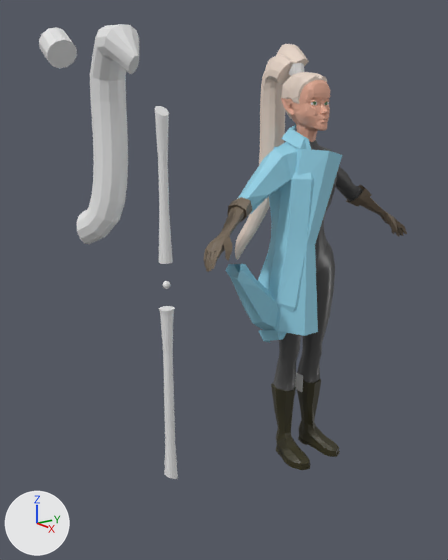
The Blender file characters/trinth_lowPoly.blend, before and after one commit.
Both versions are drawn from a 50 mm camera at (7.12, -6.76, 4.48) aimed at (-0.77, -0.97, 1.77). The axes (+X, +Y, +Z) are drawn at lower left. The lights are the same throughout.

Names of what the first picture shows: 'Cylinder.001', 'Cylinder.002', 'Icosphere', 'body', 'coat', 'hair', 'hair detailed'.
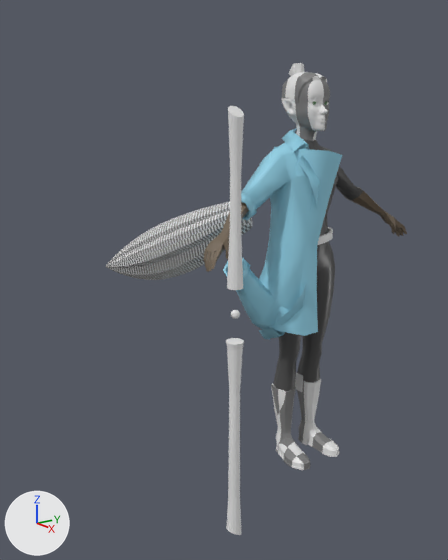
The change, as a diff of the scene's bpy script:
```diff
--- a/characters/trinth_lowPoly.blend.py
+++ b/characters/trinth_lowPoly.blend.py
@@ mat_default @@
 n0 = _N.new('ShaderNodeBsdfPrincipled'); n0.name = 'Principled BSDF'
 n0.subsurface_method = 'RANDOM_WALK_SKIN'
-n0.inputs[0].default_value = (0.8, 0.42, 0.303, 1.0)  # 'Base Color', beige #e7ad96
 n1 = _N.new('ShaderNodeOutputMaterial'); n1.name = 'Material Output'
+n2 = _N.new('ShaderNodeTexChecker'); n2.name = 'Checker Texture'
 _L.new(n0.outputs[0], n1.inputs[0])  # 'BSDF' to 'Surface'
+_L.new(n2.outputs[0], n0.inputs[0])  # 'Color' to 'Base Color'
@@ mat_boots @@
 n0 = _N.new('ShaderNodeBsdfPrincipled'); n0.name = 'Principled BSDF'
 n0.subsurface_method = 'RANDOM_WALK_SKIN'
-n0.inputs[0].default_value = (0.0354, 0.0311, 0.00998, 1.0)  # 'Base Color', brown #353119
 n1 = _N.new('ShaderNodeOutputMaterial'); n1.name = 'Material Output'
+n2 = _N.new('ShaderNodeTexChecker'); n2.name = 'Checker Texture'
 _L.new(n0.outputs[0], n1.inputs[0])  # 'BSDF' to 'Surface'
+_L.new(n2.outputs[0], n0.inputs[0])  # 'Color' to 'Base Color'
@@ mat_hair @@
 n0 = _N.new('ShaderNodeBsdfPrincipled'); n0.name = 'Principled BSDF'
 n0.subsurface_method = 'RANDOM_WALK_SKIN'
-n0.inputs[0].default_value = (0.8, 0.665, 0.572, 1.0)  # 'Base Color', white #e7d5c7
 n1 = _N.new('ShaderNodeOutputMaterial'); n1.name = 'Material Output'
+n2 = _N.new('ShaderNodeTexChecker'); n2.name = 'Checker Texture'
 _L.new(n0.outputs[0], n1.inputs[0])  # 'BSDF' to 'Surface'
+_L.new(n2.outputs[0], n0.inputs[0])  # 'Color' to 'Base Color'
@@ me_plane_001 @@
 # used by ob_coat; location = (0.0, -0.68, 2.55); rotation_euler = (1.44, 0.0, 0.0), in degrees (83, 0, 0); scale = (0.316, 1.01, 1.01)
-me_plane_001.from_pydata(...)  # 69 vertices, 56 faces; spans x -1.9..1.9, y -1.4..1.75, z -0.79..0.69
+me_plane_001.from_pydata(...)  # 87 vertices, 76 faces; spans x -1.9..1.9, y -1.4..1.7, z -0.79..0.74
+# me_plane_001 part 1
+# 4 vertices are removed from x -0.25..1.53, y 0.98..1.66, z -0.39..-0.13
+# 15 faces are deleted
+# 4 vertices in x -0.63..1.52, y 0.07..0.11, z -0.32..-0.09 move by (0.0, 0.19, 0.03)
+# 19 vertices move from x -1.21..1.52, y 0.07..1.75, z -0.67..0.68 to x -1.21..1.44, y 0.27..1.7, z -0.65..0.71
+# 22 vertices are added at x -0.76..1.84, y 0.27..1.51, z -0.39..0.74
+# 29 new faces join them, smooth
+# 6 new faces join them
+# me_plane_001 part 2: 41 kept faces spanning x -1.9..1.9, y -1.4..1.59, z -0.79..0.62 are now shaded smooth
 me_plane_001.materials.append(mat_coat)
@@ me_plane_002 @@
 # used by ob_hair_detailed; location = (-0.35, 0.0, 4.94); scale = (1.0, 1.6, 1.0)
-me_plane_002.from_pydata(...)  # 40 vertices, 37 faces; spans x -0.069..0.069, y -0.152..0.18, z -0.168..0.195
+me_plane_002.from_pydata(...)  # 50 vertices, 46 faces; spans x -0.07..0.069, y -0.152..0.16, z -0.369..0.208
+# me_plane_002 part 3
+# 2 vertices are removed from x -0.069..0.069, y -0.146, z 0.111..0.112
+# 8 faces are deleted
+# 10 vertices move from x -0.069..0.069, y -0.152..0.18, z -0.087..0.195 to x -0.069..0.069, y -0.152..0.16, z -0.087..0.208
+# 12 vertices are added at x -0.07..0.069, y -0.132..0.11, z -0.369..0.131
+# 17 new faces join them
 me_plane_002.materials.append(mat_hair)
@@ ob_cylinder_001 @@
 ob_cylinder_001 = bpy.data.objects.new('Cylinder.001', me_cylinder_002)
-ob_cylinder_001.location = (0.05, -2.56, 1.81)
+ob_cylinder_001.location = (1.61, -2.56, 1.81)
 ob_cylinder_001.scale = (0.624, 0.624, 1.95)
@@ ob_icosphere @@
 ob_icosphere = bpy.data.objects.new('Icosphere', me_icosphere)
-ob_icosphere.location = (0.05, -2.55, 2.15)
+ob_icosphere.location = (1.61, -2.55, 2.15)
 ob_icosphere.scale = (1.83, 1.83, 1.83)
@@ ob_cylinder @@
 ob_cylinder.scale = (0.341, 0.486, 0.0591)
-ob_cylinder.hide_set(True)
@@ ob_cylinder_002 @@
-ob_cylinder_002 = bpy.data.objects.new('Cylinder.002', me_cylinder_003)
@@ ob_hair @@
-ob_hair = bpy.data.objects.new('hair', me_cylinder_005)
@@ ob_hair_detailed @@
 _m = ob_hair_detailed.modifiers.new('Array', 'ARRAY')
 _m.constant_offset_displace = (0.5, 0.0, 0.0)
+_m.relative_offset_displace = (-1.0, 0.0, 0.0)
 _m.use_merge_vertices = True
-_m = ob_hair_detailed.modifiers.new('Curve', 'CURVE')
-_m.object = ob_beziercurve_001
-_m = ob_hair_detailed.modifiers.new('SimpleDeform.001', 'SIMPLE_DEFORM')
+_m = ob_hair_detailed.modifiers.new('bulge', 'SIMPLE_DEFORM')
+_m.deform_method = 'TAPER'
+_m.factor = -3.515
+_m.angle = -3.515
+_m = ob_hair_detailed.modifiers.new('tip taper', 'SIMPLE_DEFORM')
+_m.deform_method = 'TAPER'
+_m.origin = ob_hair_tie
+_m.factor = 0.97
+_m.angle = 0.97
+_m = ob_hair_detailed.modifiers.new('twist', 'SIMPLE_DEFORM')
 _m.deform_axis = 'Y'
 _m.origin = ob_hair_tie
-_m.factor = 0.717
-_m.angle = 0.717
+_m.factor = 0.0122
+_m.angle = 0.0122
 _m.lock_z = True
@@ ob_hair_detailed @@
 _m = ob_hair_detailed.modifiers.new('SimpleDeform', 'SIMPLE_DEFORM')
 _m.origin = ob_hair_tie
-_m.factor = -0.0696
-_m.angle = -0.0696
+_m.factor = -0.685
+_m.angle = -0.685
+_m = ob_hair_detailed.modifiers.new('Curve', 'CURVE')
+_m.object = ob_beziercurve_001
```

What differs and where, as boxes [x1, y1, x2, y2] in the pictures (448 x 560 px):
'coat', reshaped: before [225, 125, 342, 343]; after [223, 128, 342, 340]
'body', surface changed: [204, 72, 399, 470] in both
'hair detailed', surface changed, reshaped, modifiers changed (99% wider, 64% shorter): before [235, 44, 309, 260]; after [105, 202, 253, 280]
'Cylinder.001', moved: before [155, 106, 178, 479]; after [226, 106, 244, 535]
'hair', deleted: before [76, 24, 139, 244]
'Cylinder.002', deleted: before [39, 27, 77, 68]
'Cylinder', shown: after [317, 227, 333, 245]
'Icosphere', moved: before [163, 281, 170, 289]; after [231, 310, 240, 319]
part 1 of me_plane_001, built on: before [225, 125, 314, 343]; after [223, 128, 319, 340]
part 2 of me_plane_001, shading changed: [236, 142, 336, 336] in both
